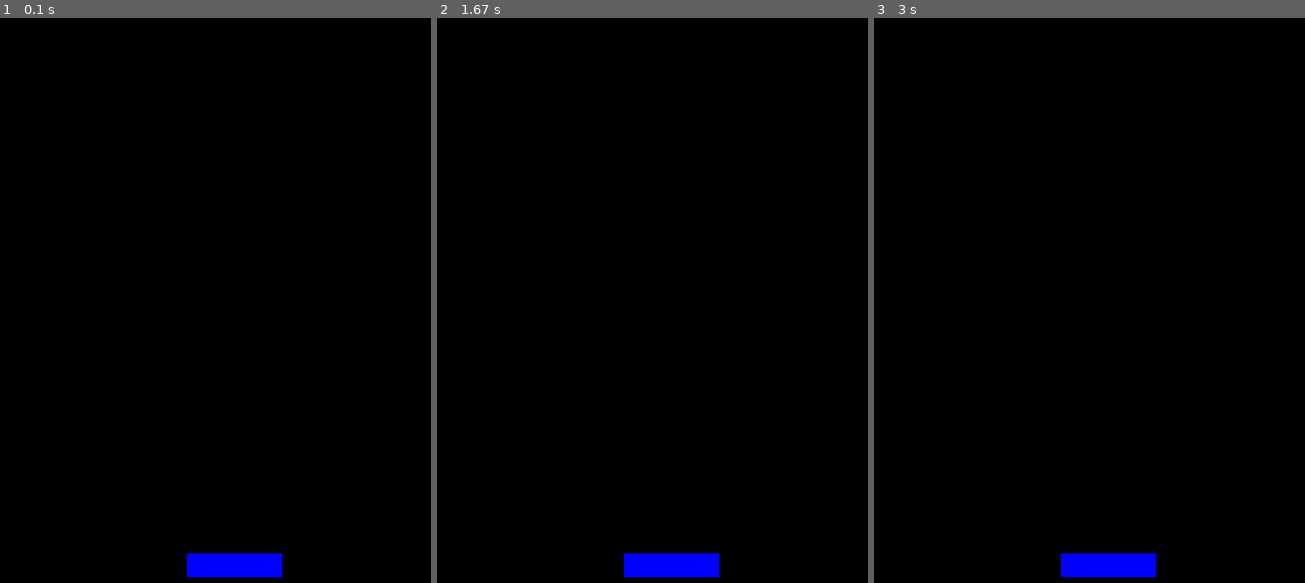
Above: before the commit, frames 1-3 (left to right).
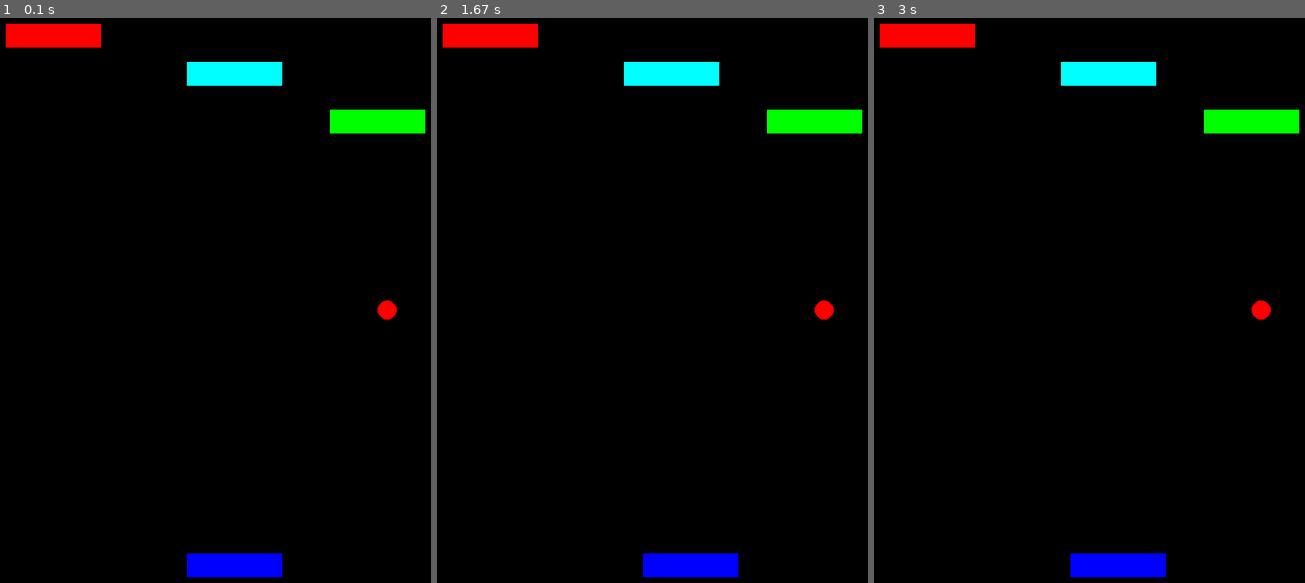
Above: after the commit, the same moments.

Repository: rayank77b/games
Game: pygame game, started from breakout/breakout.py
Same seed, same stepped clock (60 frames per second), same inputs: the game is played once before the commit and once after it.
Inputs:
- Up to frame 1 (0.1 s): no input
- Up to frame 2 (1.67 s): tap Enter at 0.33 s; hold Right 0.67-1.13 s; hold Right 1.17-1.63 s
- Up to frame 3 (3 s): hold Left 1.67-2.2 s; hold Left 2.23-2.63 s; hold Right from 2.67 s (still down)

The runs differ from the first frame. In frame 1, 2.9% of the frame differs, in the area x 1-99%, y 1-54%; in frame 2, 3.3%, in the area x 1-99%, y 1-99%; in frame 3, 3.1%.

Commit message:
add bricks, ball, background, player objects

Diff:
--- a/breakout/breakout.py
+++ b/breakout/breakout.py
@@ -7,18 +7,53 @@
 WIDTH = 800
 HEIGHT = 600
 FPS = 30
+BRICK_W = 100   # width
+BRICK_H = 25    # height
+BALL_R = 10     # radius
 
 # Define colors
-WHITE = (255, 255, 255)
-BLACK = (0, 0, 0)
-RED = (255, 0, 0)
-GREEN = (0, 255, 0)
-BLUE = (0, 0, 255)
+WHITE =  (255, 255, 255)
+BLACK =  (  0,   0,   0)
+RED =    (255,   0,   0)
+GREEN =  (  0, 255,   0)
+BLUE =   (  0,   0, 255)
+YELLOW = (  0, 255, 255)
 
-class Square(pygame.sprite.Sprite):
+class Background(pygame.sprite.Sprite):
     def __init__(self):
-        super(Square, self).__init__()
-        self.surf = pygame.Surface((100, 25))
+        super(Background, self).__init__()
+        self.surf = pygame.Surface((WIDTH, HEIGHT))
+        self.surf.fill(BLACK)
+        self.rect = self.surf.get_rect()
+
+class Ball(pygame.sprite.Sprite):
+    def __init__(self):
+        super(Ball, self).__init__()
+        self.surf = pygame.Surface((BALL_R*2, BALL_R*2))
+        self.surf.fill(BLACK)
+        pygame.draw.circle(self.surf, RED, (BALL_R, BALL_R), BALL_R)
+        self.rect = self.surf.get_rect()
+
+class Brick(pygame.sprite.Sprite):
+    def __init__(self, hits=1):
+        super(Brick, self).__init__()
+        self.surf = pygame.Surface((BRICK_W, BRICK_H))
+        self.hits = hits
+        self.surf.fill(self.getcolor())
+        self.rect = self.surf.get_rect()
+
+    def getcolor(self):
+        if(self.hits == 3):
+            return RED
+        elif(self.hits == 2):
+            return YELLOW
+        else:
+            return GREEN
+
+class PlayerBrick(pygame.sprite.Sprite):
+    def __init__(self):
+        super(PlayerBrick, self).__init__()
+        self.surf = pygame.Surface((BRICK_W, BRICK_H))
         self.surf.fill(BLUE)
         self.rect = self.surf.get_rect()
 
@@ -29,19 +64,36 @@
 pygame.display.set_caption("Breakout")
 clock = pygame.time.Clock()
 
-square1 = Square()
+background = Background()
+ball   = Ball()
+player = PlayerBrick()
+brick1 = Brick(3)
+brick2 = Brick(2)
+brick3 = Brick(1)
 
 gameOn = True
+X_POS = 200
+B_X   = 400
+B_Y   = 300
 
 while gameOn:
     for event in pygame.event.get():
         if event.type == KEYDOWN:
-            if event.key == K_BACKSPACE:
+            if event.key == K_RIGHT:
+                X_POS = X_POS + 10
+            elif event.key == K_LEFT:
+                X_POS = X_POS - 10
+            elif event.key == K_q:
                 gameOn = False
         elif event.type == QUIT:
             gameOn = False
 
-    screen.blit(square1.surf, (200, HEIGHT-25-10))
+    screen.blit(background.surf, (0, 0))
+    screen.blit(ball.surf, (B_X, B_Y))
+    screen.blit(player.surf, (X_POS, HEIGHT-BRICK_H-10))
+    screen.blit(brick1.surf, (10, 10))
+    screen.blit(brick2.surf, (200, 50))
+    screen.blit(brick3.surf, (350, 100))
     pygame.display.flip()
 
 # Quit Pygame
